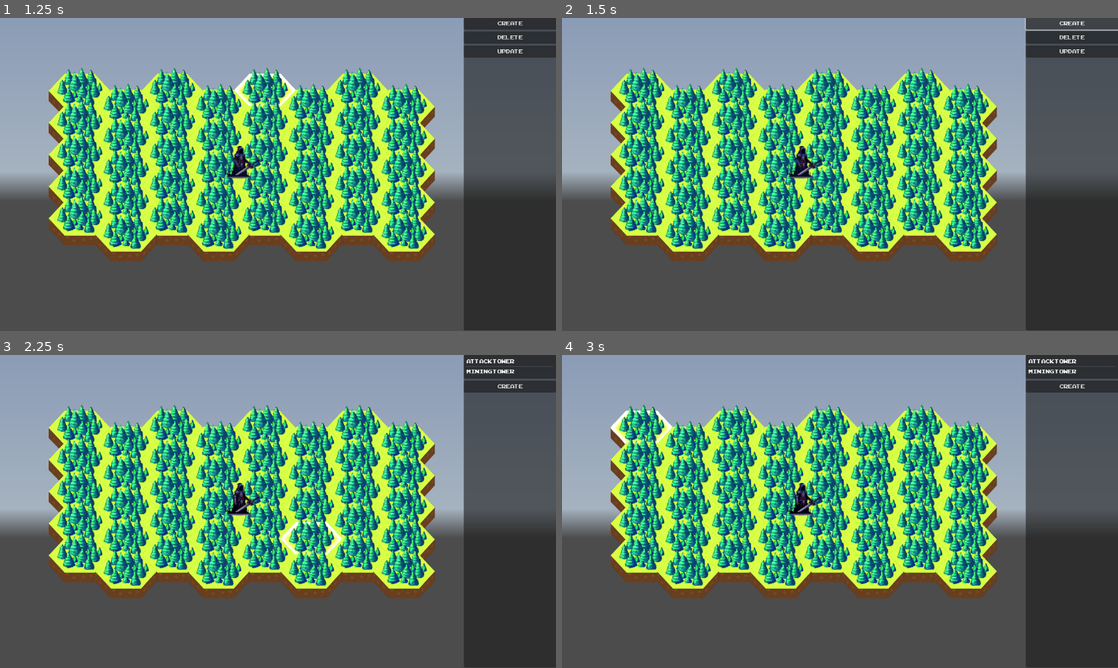
Above: before the commit, frames 1-4 (two rows, left to right).
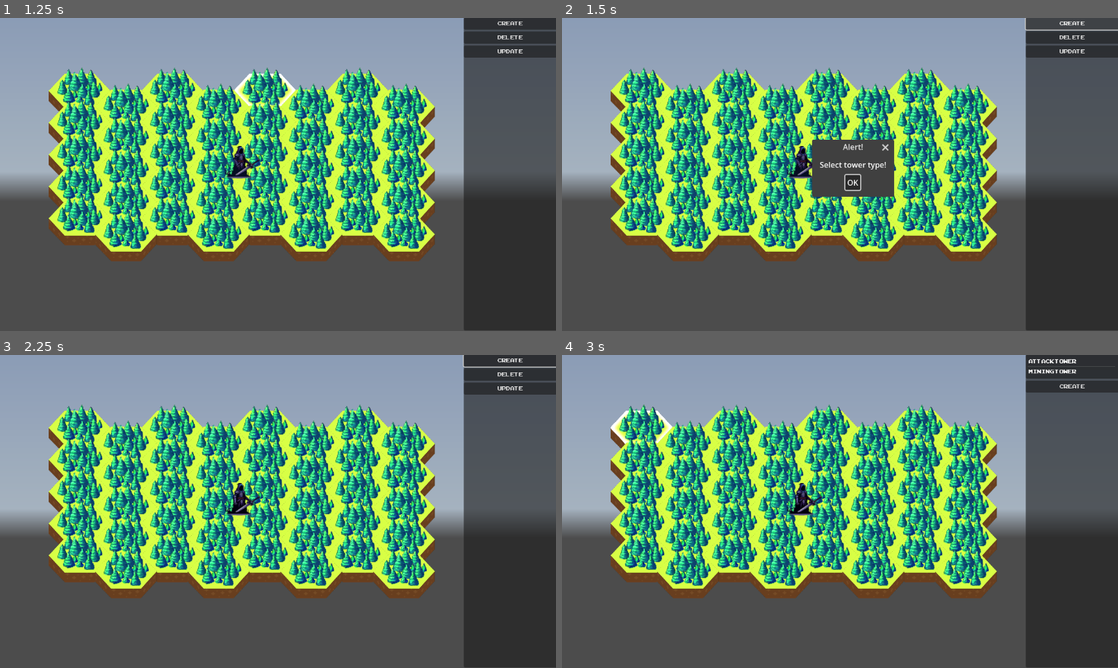
Above: after the commit, the same moments.

Repository: iamblobfish/best_defence
Game: Godot game, scene res://Home.tscn
The game is run twice, just before and just after one commit, with the same random seed, the same clock (stepped at 60 frames per second) and the same inputs. A sky picture missing from this copy of the repository is replaced by a grey-blue gradient.
Inputs (mouse positions are in pixels of both pictures, inside the frame that each line leads up to):
- Up to frame 1 (1.25 s): click "Start" at 0.5 s
- Up to frame 2 (1.5 s): click "Create" at 1.25 s
- Up to frame 3 (2.25 s): click (289, 520) at 2 s, where only the run after the commit has a clickable "OK"
- Up to frame 4 (3 s): click (639, 430) at 2.75 s

Frame 1 is identical in both runs. In frame 2, 2.7% of the frame differs, in the area x 44-60%, y 38-58%; in frame 3, 0.9%; in frame 4, nothing differs.
Error before the commit: Invalid call. Nonexistent function 'get_tower_state' in base 'Nil'. (res://game.gd:17)

Commit message:
some improvements

Diff:
--- a/game.gd
+++ b/game.gd
@@ -19,6 +19,7 @@
 	$Window/VBoxContainer/btn3.hide()
 	$Window/VBoxContainer/Create.hide()
 	$Window/VBoxContainer/delete.hide()
+	$Window/VBoxContainer/tower_list.hide()
 	if not tower_state.is_build:
 		$Window/VBoxContainer/Create.show()
 		$Window.show_items(['Attack tower', "Mining tower"])
@@ -35,9 +36,17 @@
 # signals sent from window to map
 
 func _on_window_create_or_update():
-	if $map.focused_tile:
-		$map.focused_tile.create_tower()
-	window_update()
+	if not $Window/VBoxContainer/tower_list.is_anything_selected():
+		$ok.dialog_text = "Select tower type!"
+		$ok.position.y -= 100
+		$ok.show()
+
+	else:
+		var tower_type = $Window/VBoxContainer/tower_list.get_selected_items()
+		print(tower_type)
+		if $map.focused_tile:
+			$map.focused_tile.create_tower(tower_type)
+		window_update()
 
 func _on_window_delete():
 	if $map.focused_tile:
--- a/game.tscn
+++ b/game.tscn
@@ -39,6 +39,14 @@
 [node name="map" parent="." instance=ExtResource("3_0dd1o")]
 position = Vector2(-1, 1)
 
+[node name="ok" type="AcceptDialog" parent="."]
+initial_position = 1
+size = Vector2i(100, 80)
+
+[node name="Popup" type="Popup" parent="."]
+position = Vector2i(376, 224)
+size = Vector2i(200, 100)
+
 [connection signal="btn3" from="Window" to="." method="_on_window_create_or_update"]
 [connection signal="create" from="Window" to="." method="_on_window_create_or_update"]
 [connection signal="delete" from="Window" to="." method="_on_window_delete"]
--- a/tile.gd
+++ b/tile.gd
@@ -38,7 +38,7 @@
 func get_tower_state():
 	return $Tower.get_state()
 
-func create_tower():
+func create_tower(tower_type):
 	#TODO: choise
 	grab_focus()
 	var choise = "Mining"
